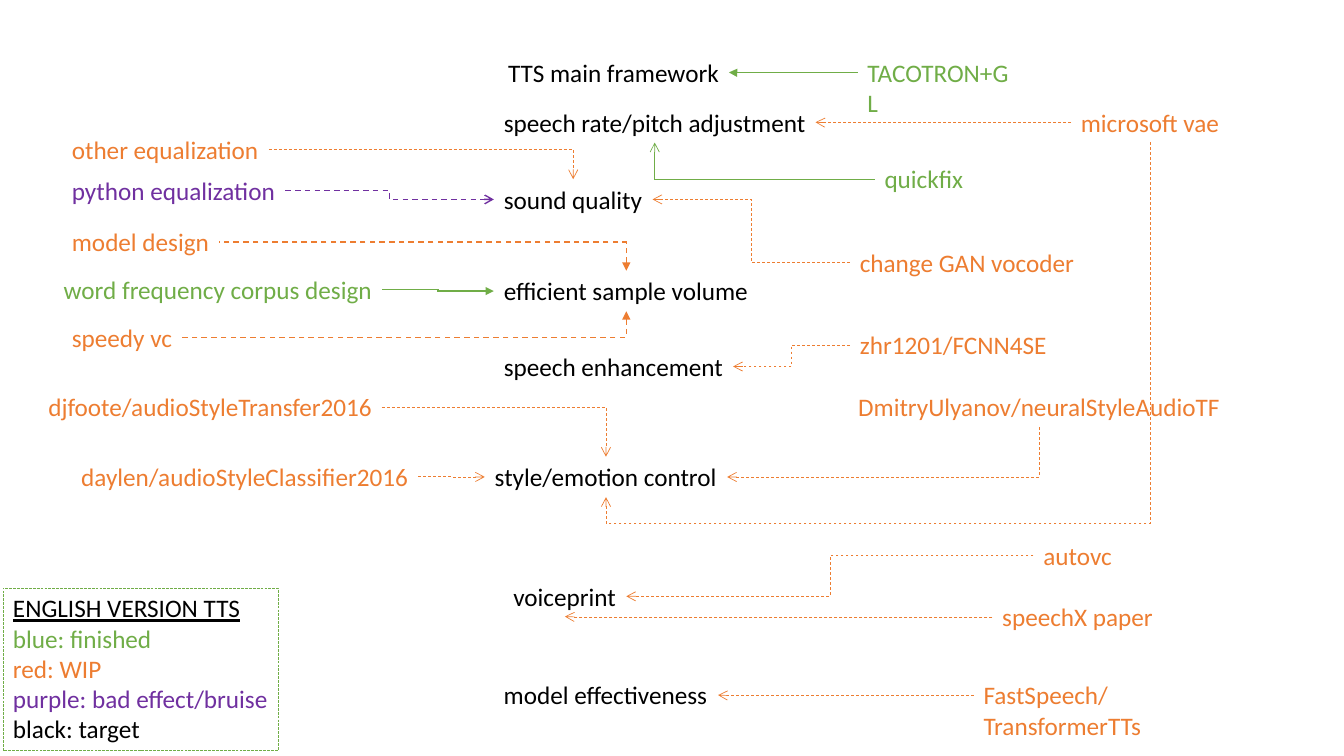
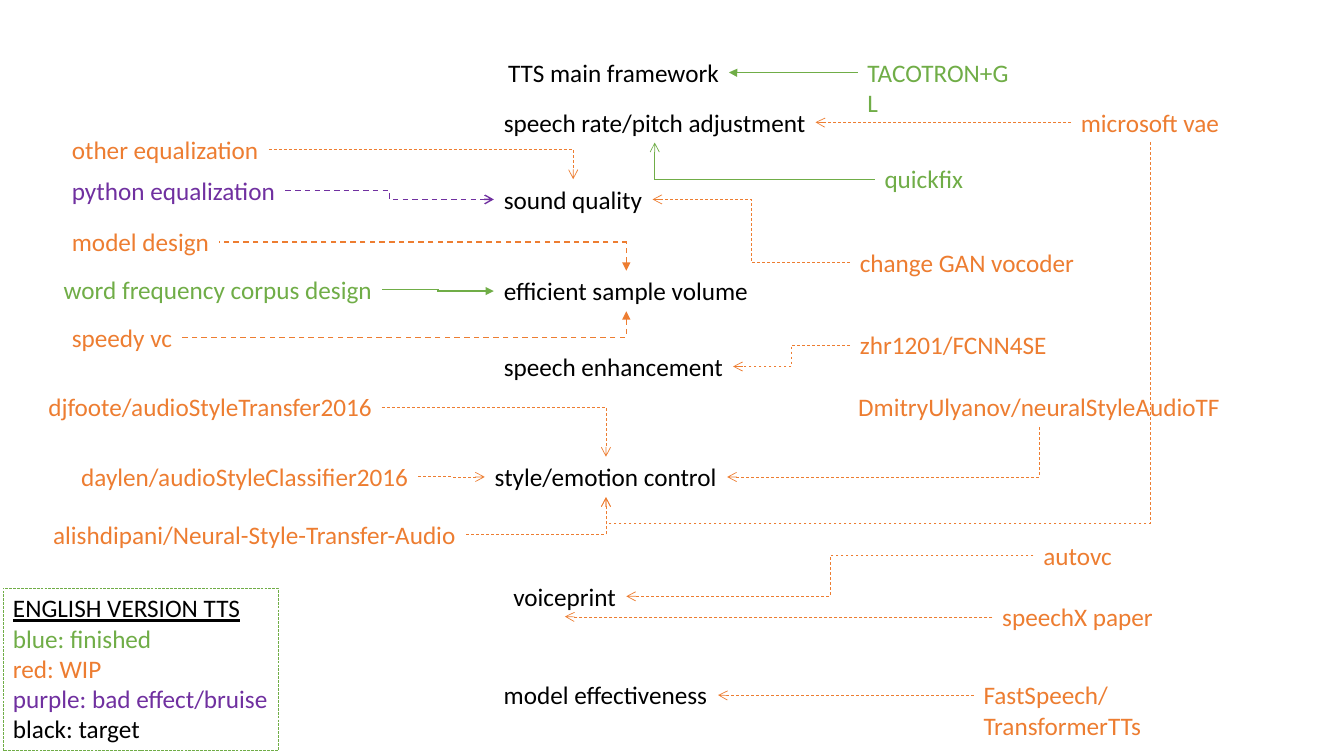
Before and after one commit to kitlomer/MuyuCoreTechnique, a slide deck: slide 2 of tts.pptx. Drawn at 1344x756 pixels with LibreOffice and Linux fonts; fonts in the diff are those of the drawing. Boxes give left, top, right and bottom in pixels: in the first picture for what was removed or moved away, otherwise in the second. Text is boxed around its words. In the diff, an @@ line names an element or a change of style, - is before the commit and + after.

```diff
--- a/tts.pptx
+++ b/tts.pptx
@@ elbow arrow added from (467, 535) to (606, 497), #ED7D31 0.5 pt dashed @@
@@ text added at [53,526,455,548], 18 pt, text #ED7D31 @@
+alishdipani/Neural-Style-Transfer-Audio
```
